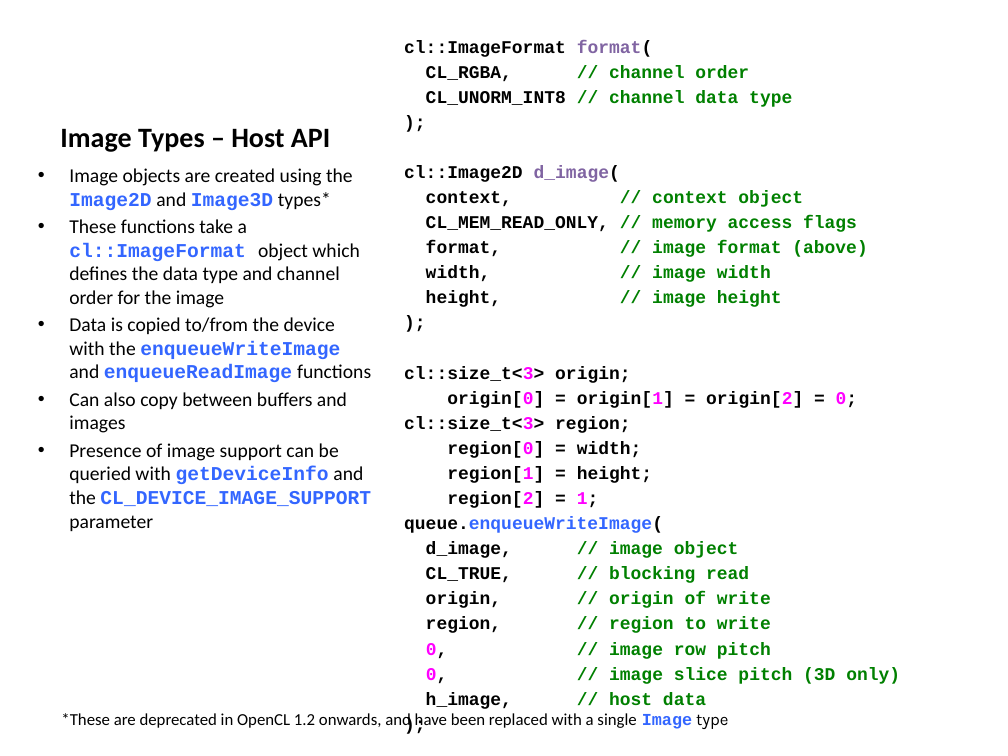
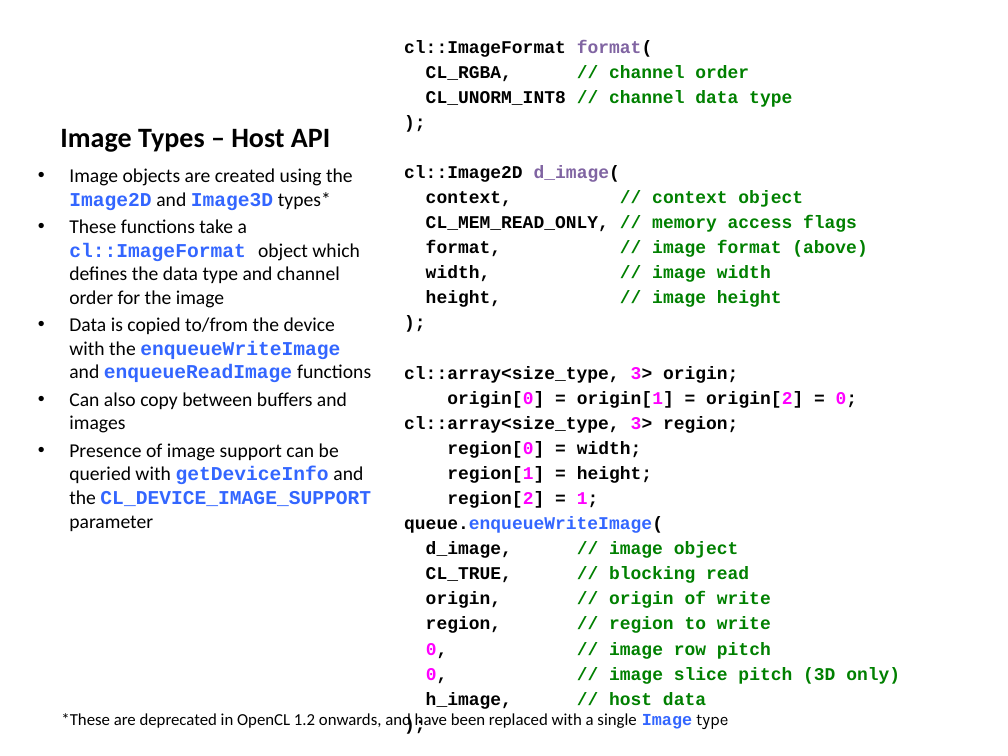
Before and after one commit to UoB-HPC/opencl-training-code, a slide deck: slide 82 of slides/advanced_part3.pptx. Drawn at 1008x756 pixels with LibreOffice and Linux fonts; fonts in the diff are those of the drawing. Boxes give left, top, right and bottom in pixels: in the first picture for what was removed or moved away, otherwise in the second. Text is boxed around its words. In the diff, an @@ line names an element or a change of style, - is before the commit and + after.

Commit message:
Update image origin/region syntax in slides for cl2.hpp

```diff
--- a/slides/advanced_part3.pptx
+++ b/slides/advanced_part3.pptx
@@ text at box(404, 366, 738, 383): text changed @@
-cl::size_t<3> origin;
+cl::array<size_type, 3> origin;
@@ text at box(404, 416, 738, 433): text changed @@
-cl::size_t<3> region;
+cl::array<size_type, 3> region;
```
